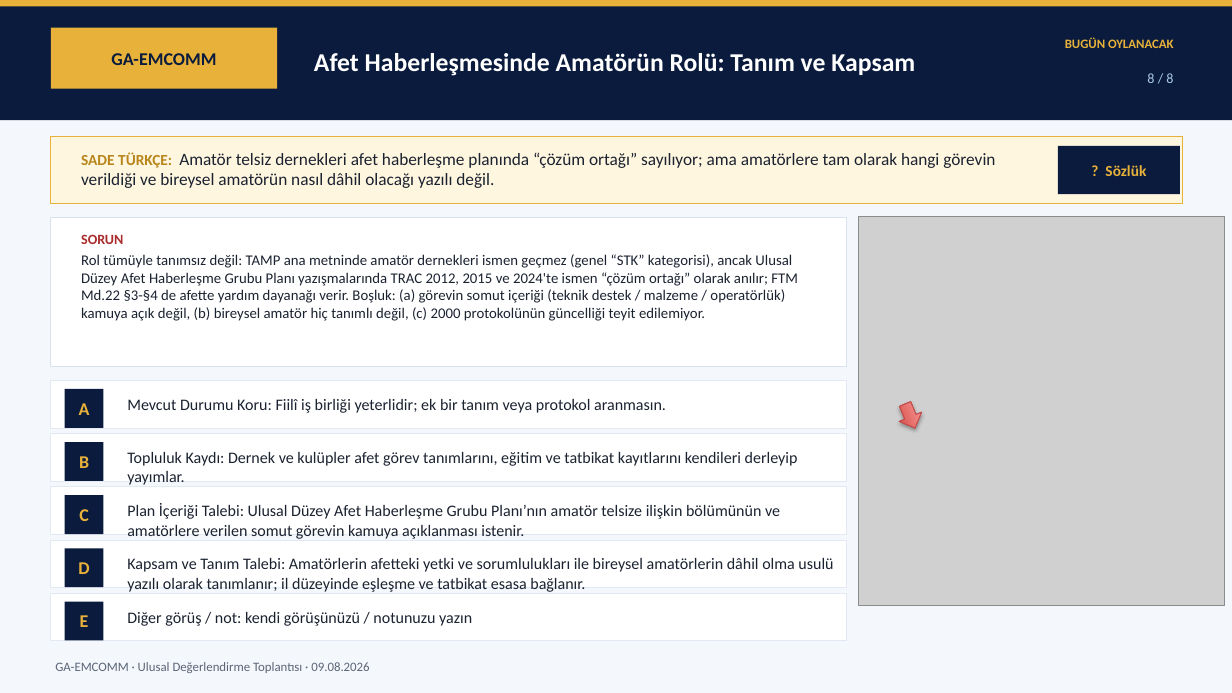
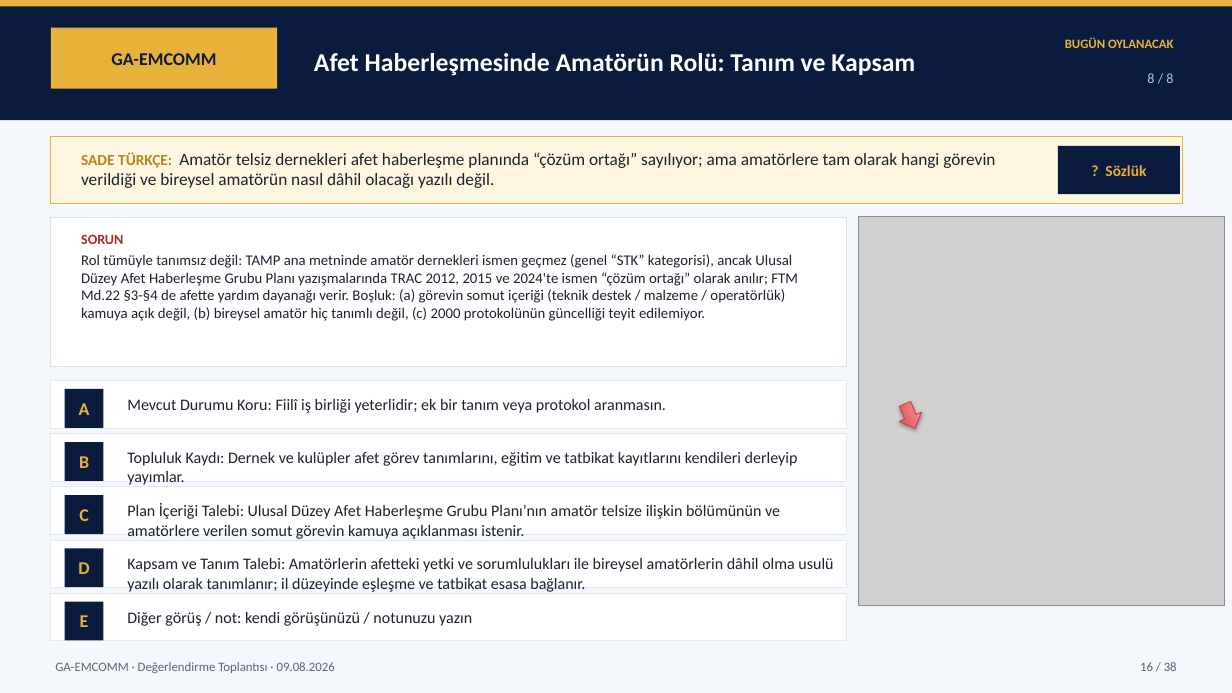
Before and after one commit to TA3HRJ/amator-telsiz-mevzuat, a slide deck: slide 16 of Amator_Telsizcilik_Uzlasi_Oy_Pusulasi_Sunum_v1.3.pptx. Drawn at 1232x693 pixels with LibreOffice and Linux fonts; fonts in the diff are those of the drawing; grey boxes stand for pictures. Boxes give left, top, right and bottom in pixels: in the first picture for what was removed or moved away, otherwise in the second. Text is boxed around its words. In the diff, an @@ line names an element or a change of style, - is before the commit and + after.

```diff
--- a/Amator_Telsizcilik_Uzlasi_Oy_Pusulasi_Sunum_v1.3.pptx
+++ b/Amator_Telsizcilik_Uzlasi_Oy_Pusulasi_Sunum_v1.3.pptx
@@ text at [55, 662, 335, 673]: text changed @@
-GA-EMCOMM · Ulusal Değerlendirme Toplantısı · 09.08.2026
+GA-EMCOMM · Değerlendirme Toplantısı · 09.08.2026
@@ text added at [1140, 662, 1177, 671], 10 pt, text #5A6678 @@
+16 / 38
```
Also in this commit, not shown: 37 other slides changed, 2 other files.
